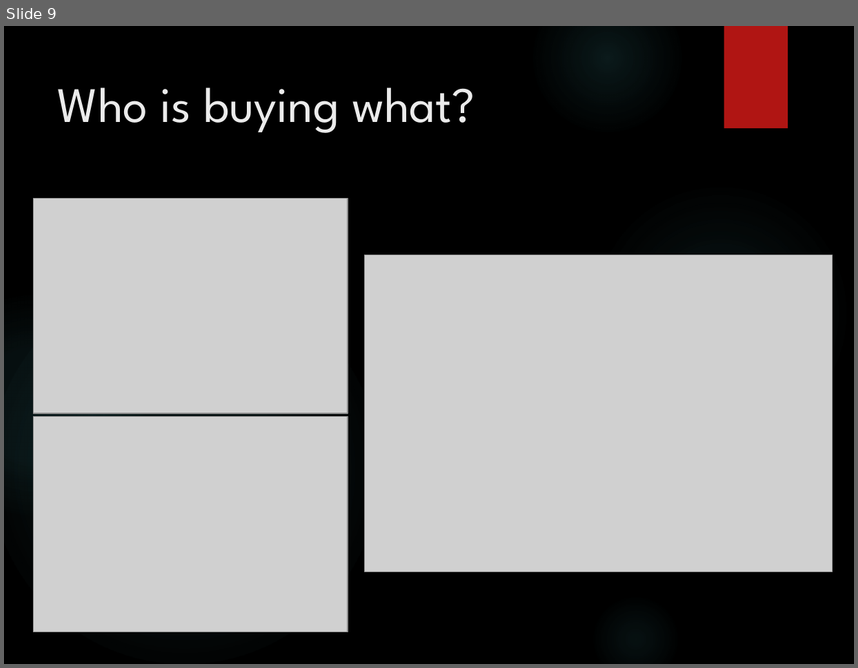
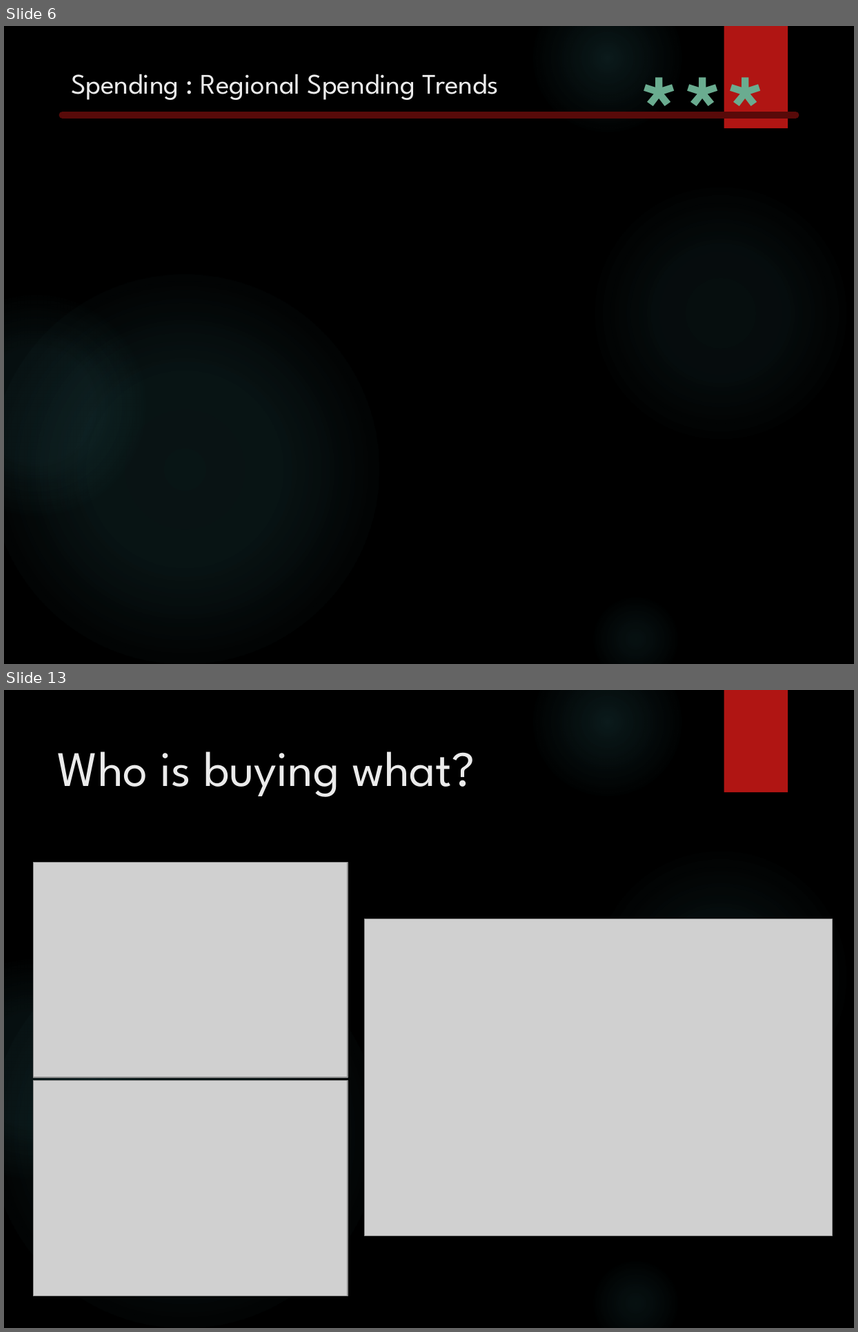
Before and after one commit to ThePennyGoblin/SMU_BootCamp_-Project_1, a slide deck: Marketing Analysis Deck v2024v2.pptx. Shown one above the other, each under a label of ours: slide 9 before the commit, slides 6 and 13 after it; the slides between them are not shown. The pictures are 858x668 and 858x1332 pixels, drawn with LibreOffice and Linux fonts; fonts in the diff are those of the drawing; grey boxes stand for pictures; background and template pictures are left out. Boxes give left, top, right and bottom in pixels: in the first picture for what was removed or moved away, otherwise in the second. Text is boxed around its words. In the diff, an @@ line names an element or a change of style, - is before the commit and + after.

```diff
--- a/Marketing Analysis Deck v2024v2.pptx
+++ b/Marketing Analysis Deck v2024v2.pptx
@@ slide 6 added at bbox=[4, 26, 854, 664], background picture (left out); not listed: 6 template elements that a slide beside it also shows @@
@@ text added at bbox=[626, 40, 781, 175], 88 pt, text #6AAC90, bold @@
+***
@@ title added at bbox=[71, 74, 499, 100], 24 pt, text #EBEBEB @@
+Spending : Regional Spending Trends
@@ line added from (795, 115) to (63, 115), #580A09 6 pt @@
@@ what was slide 9 is now slide 13 @@
```
Also in this commit, not shown: 9 slides changed, 4 other slides added, 3 slides removed, 20 other files.
